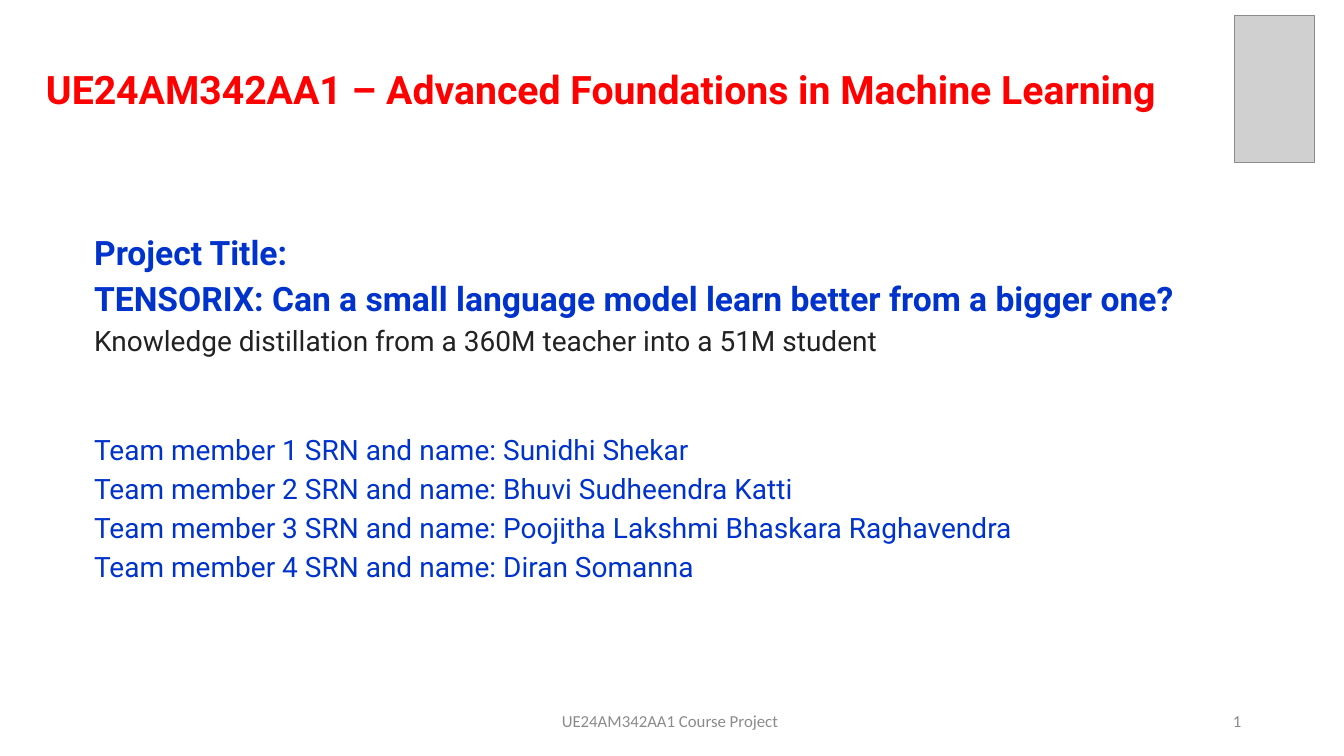
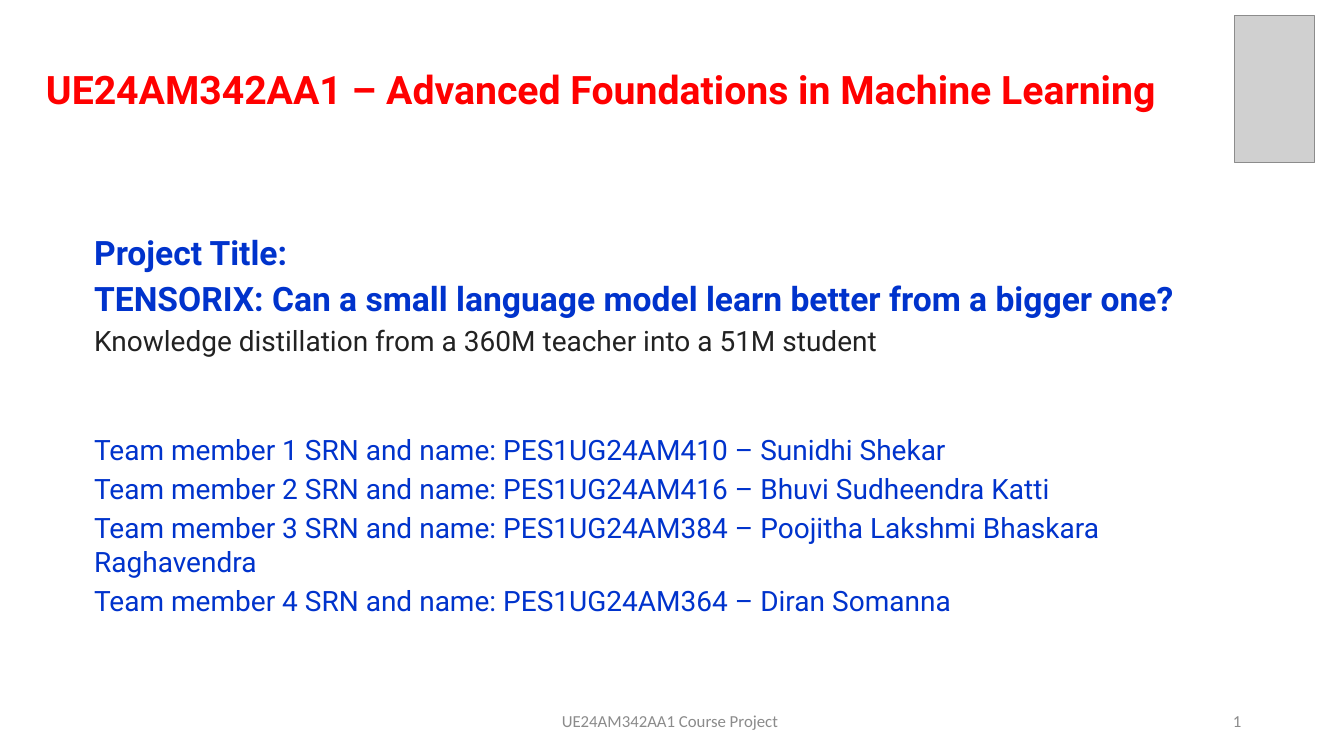
Before and after one commit to sunidhishekar-create/tensorix-kd-slm, a slide deck: slide 1 of slides/TENSORIX_final.pptx. Drawn at 1344x756 pixels with LibreOffice and Linux fonts; fonts in the diff are those of the drawing; grey boxes stand for pictures. Boxes give left, top, right and bottom in pixels: in the first picture for what was removed or moved away, otherwise in the second. Text is boxed around its words. In the diff, an @@ line names an element or a change of style, - is before the commit and + after.

```diff
--- a/slides/TENSORIX_final.pptx
+++ b/slides/TENSORIX_final.pptx
@@ text at bbox=[94, 439, 1099, 612]: text changed @@
-Team member 1 SRN and name: Sunidhi Shekar
-Team member 2 SRN and name: Bhuvi Sudheendra Katti
-Team member 3 SRN and name: Poojitha Lakshmi Bhaskara Raghavendra
-Team member 4 SRN and name: Diran Somanna
+Team member 1 SRN and name: PES1UG24AM410 – Sunidhi Shekar
+Team member 2 SRN and name: PES1UG24AM416 – Bhuvi Sudheendra Katti
+Team member 3 SRN and name: PES1UG24AM384 – Poojitha Lakshmi Bhaskara Raghavendra
+Team member 4 SRN and name: PES1UG24AM364 – Diran Somanna
```
Also in this commit, not shown: 1 other slide changed.
